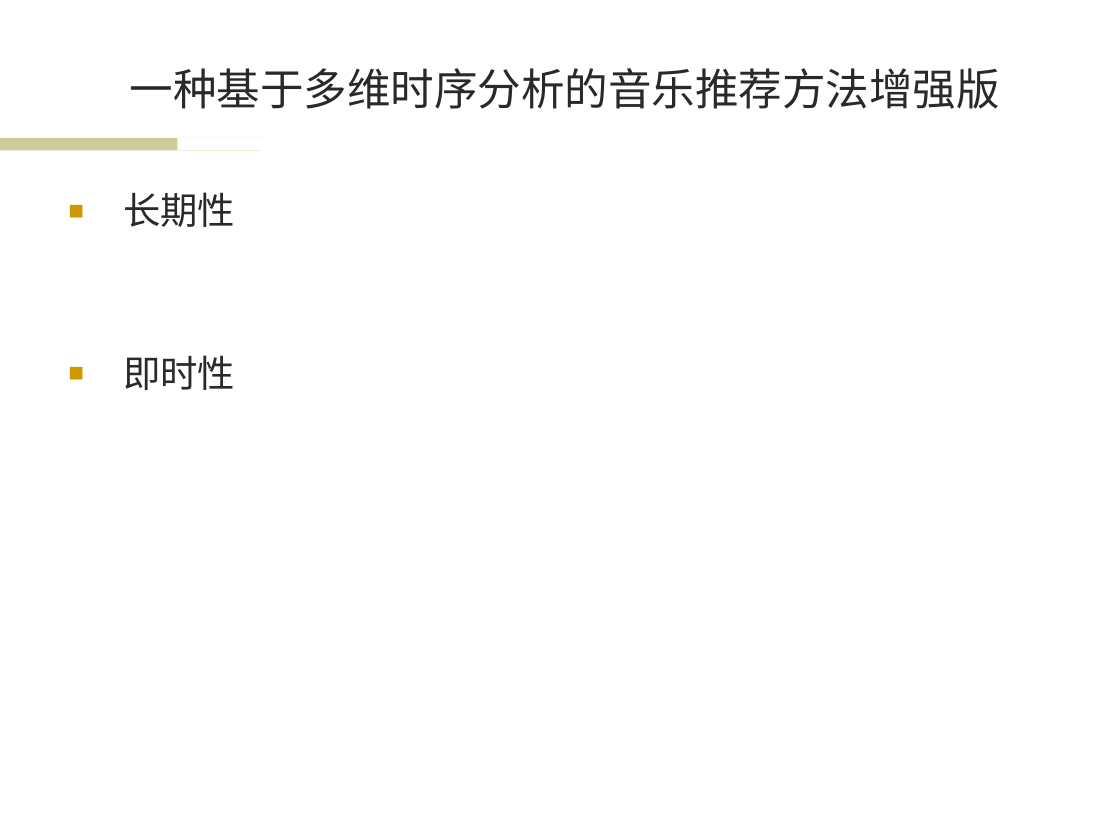
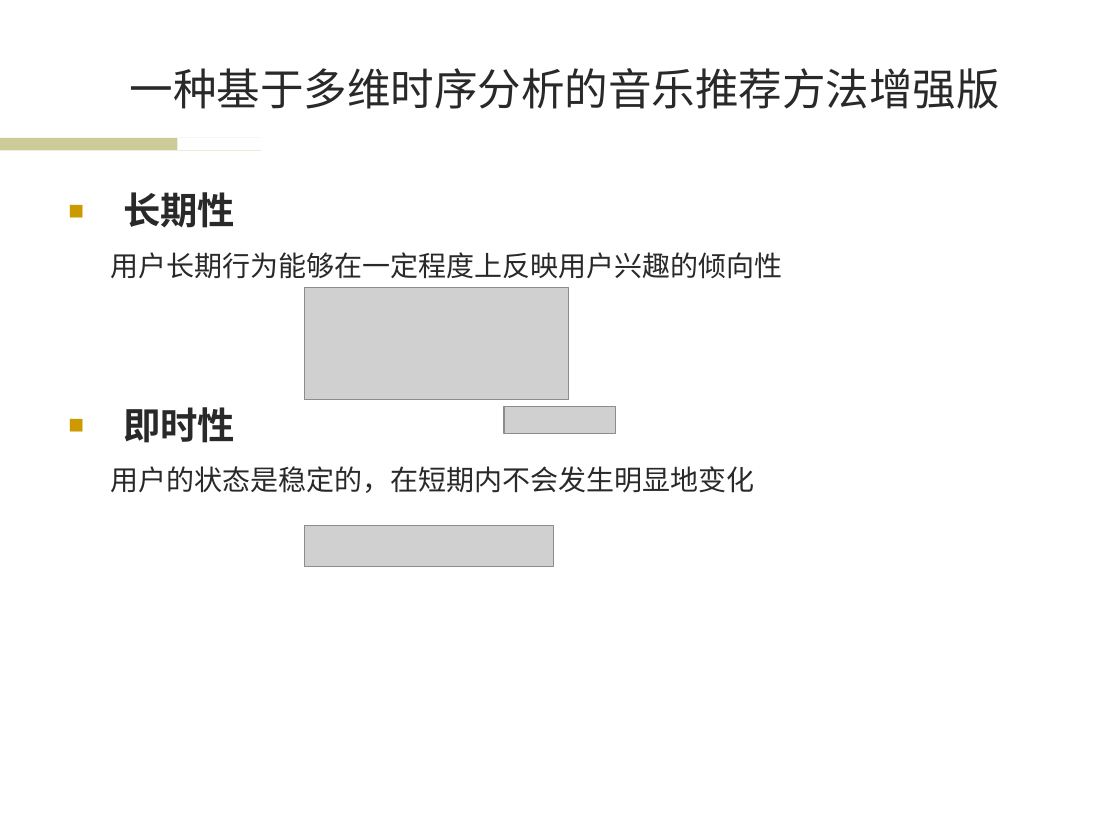
Before and after one commit to wwssttt/NJUThesis, a slide deck: slide 8 of ppt/一种基于时间序列分析的个性化音乐推荐系统及其实现.ppt. Drawn at 1120x840 pixels with LibreOffice and Linux fonts; fonts in the diff are those of the drawing; grey boxes stand for pictures; background and template pictures are left out. Boxes give left, top, right and bottom in pixels: in the first picture for what was removed or moved away, otherwise in the second. Text is boxed around its words. In the diff, an @@ line names an element or a change of style, - is before the commit and + after.

```diff
--- a/ppt/一种基于时间序列分析的个性化音乐推荐系统及其实现.ppt
+++ b/ppt/一种基于时间序列分析的个性化音乐推荐系统及其实现.ppt
@@ text at (123, 192, 235, 443): bold on in "长期性", "即时性" @@
@@ text at (110, 252, 782, 279): paragraph added @@
+用户长期行为能够在一定程度上反映用户兴趣的倾向性
@@ picture added at (305, 288, 569, 400) @@
@@ picture added at (504, 407, 616, 433) @@
@@ text at (110, 466, 754, 493): paragraph added @@
+用户的状态是稳定的，在短期内不会发生明显地变化
@@ picture added at (305, 525, 553, 566) @@
```
Also in this commit, not shown: 9 other slides changed, 2 slides added, 1 slide removed.
